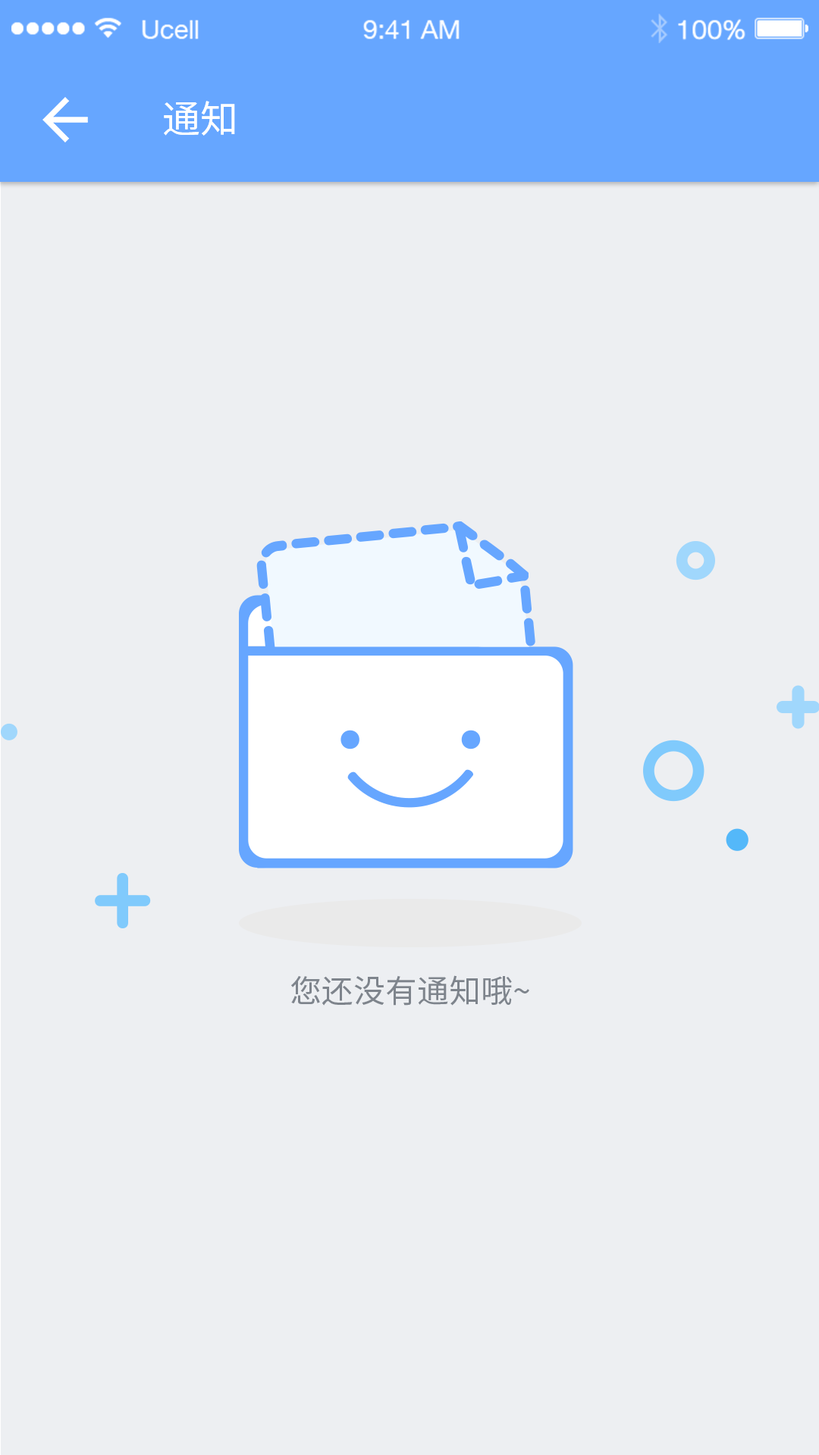
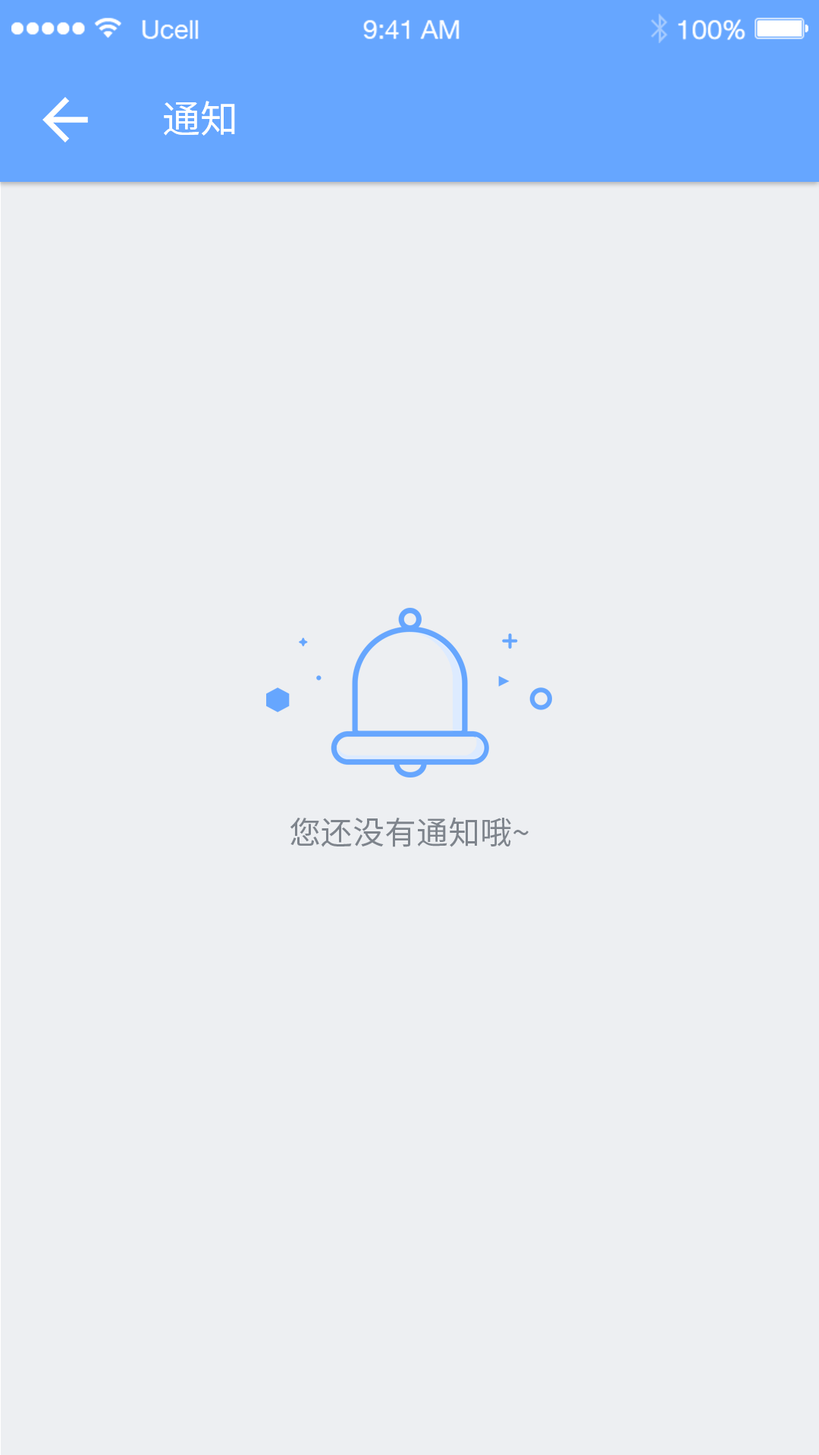
The second 819 x 1455 image is a revision of the first. Changes to its layers:
painted on "您还没有通知哦~" over [290, 817, 530, 1006]
removed group "图标" (2 layers) from group "消息为空" over [0, 521, 819, 948]
removed layer "点缀花纹" from group "图标" over [0, 541, 819, 929]
removed layer "图层 1" from group "图标" over [238, 521, 582, 948]
added layer "消息" in group "消息为空" over [266, 607, 552, 778]
